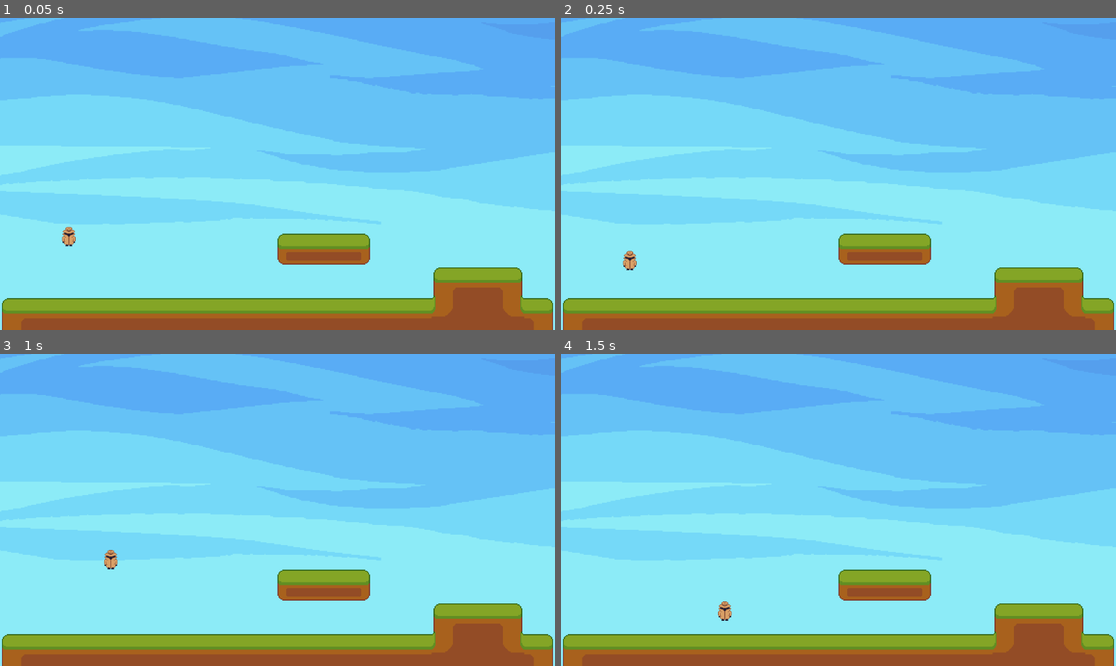
Above: before the commit, frames 1-4 (two rows, left to right).
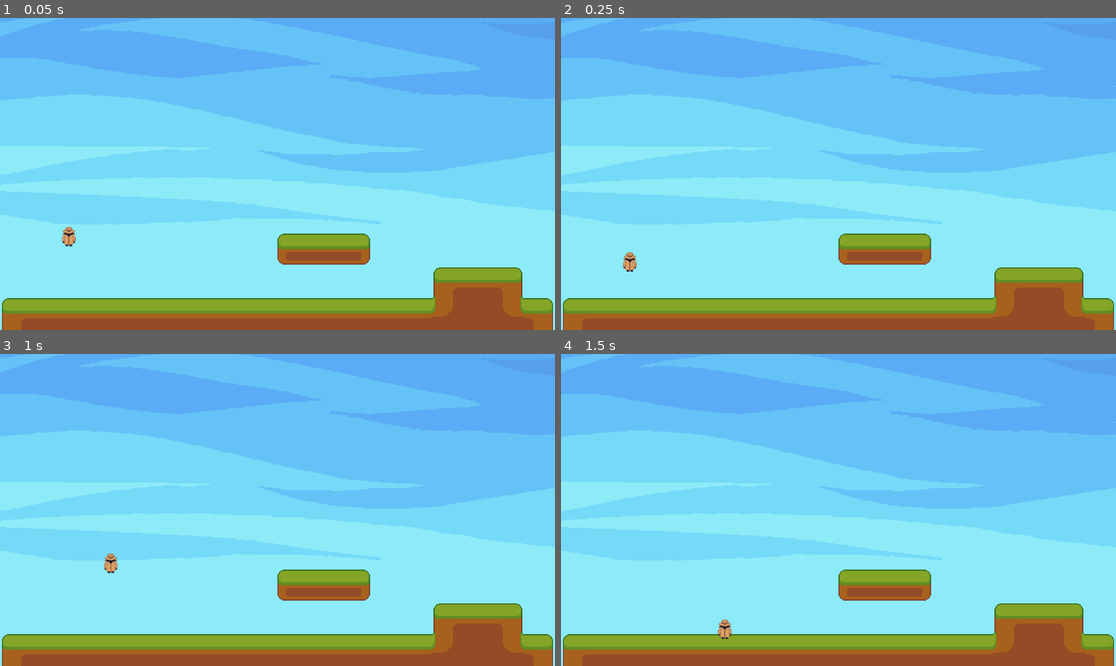
Above: after the commit, the same moments.

Repository: tjjoris/DEP_GoedWareJam
Game: Godot game, scene res://levels/_level_blueprint.tscn
Two runs of this game, one before a commit and one after it. Both use one fixed random seed, a clock stepped at 60 frames per second and the inputs below.
Inputs:
- Up to frame 1 (0.05 s): no input
- Up to frame 2 (0.25 s): no input
- Up to frame 3 (1 s): hold D (right) from 0.53 s (still down); tap Space (jump) at 0.6, 0.77 s
- Up to frame 4 (1.5 s): keep holding D (right); tap Space (jump) at 1.07, 1.35 s

Frame 1 is identical in both runs. In frame 2, less than 0.1% of the frame differs, in the area x 11-14%, y 74-82%; in frame 3, 0.1%; in frame 4, 0.2%, in the area x 28-31%, y 79-92%.

Commit message:
previous commit was wrong, made jump ACTUALLY feel better
player now falls faster depending on how long he was in the air

Diff:
--- a/entity/PlayerController.gd
+++ b/entity/PlayerController.gd
@@ -8,25 +8,25 @@
 # Exporrted jump related variables
 @export var JUMP_VELOCITY: float = -520.0
 @export var MAX_JUMPS: int = 2
-@export var GRAVITY: float = 1600.0
+@export var GRAVITY: float = 1500.0
 
 # Internal jump related variables
 var jumps_remaining: int = MAX_JUMPS
 var has_jumped: bool = false
 
 var air_time = 0.0
-const BONUS_GRAVITY = 2.0
+const BONUS_GRAVITY = 1.2
 
 func _physics_process(delta: float) -> void:
-	# Handles gravity.
-	if not is_on_floor():
+	# Player is falling.
+	if is_on_floor():
 		air_time = 0.0
+		jumps_remaining = MAX_JUMPS
+		has_jumped = false
 		# A possible way to limit the fall speed to not scale forever
 		# clampf(velocity.y, JUMP_VELOCITY, GRAVITY)
 	else:
 		air_time += delta
-		jumps_remaining = MAX_JUMPS
-		has_jumped = false
 	# Speeds up the players fall depending on how long they were in the air
 	velocity.y += (GRAVITY + GRAVITY * air_time * BONUS_GRAVITY) * delta
 
